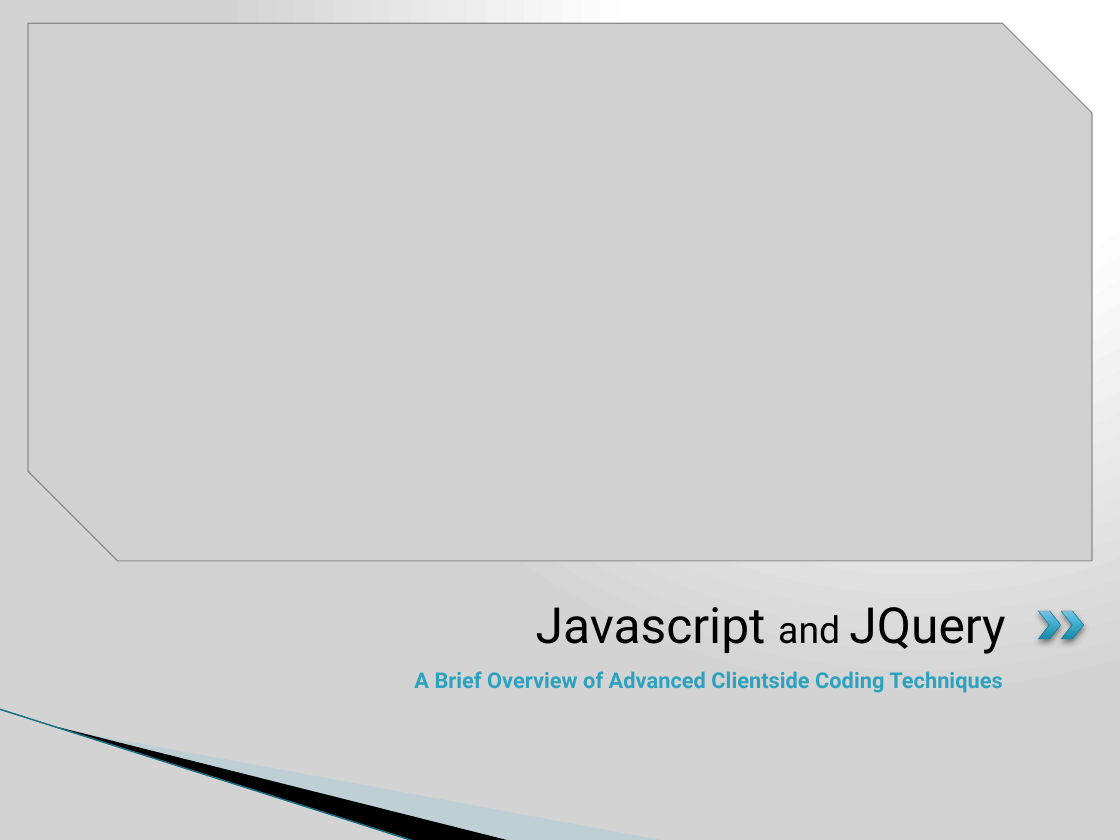
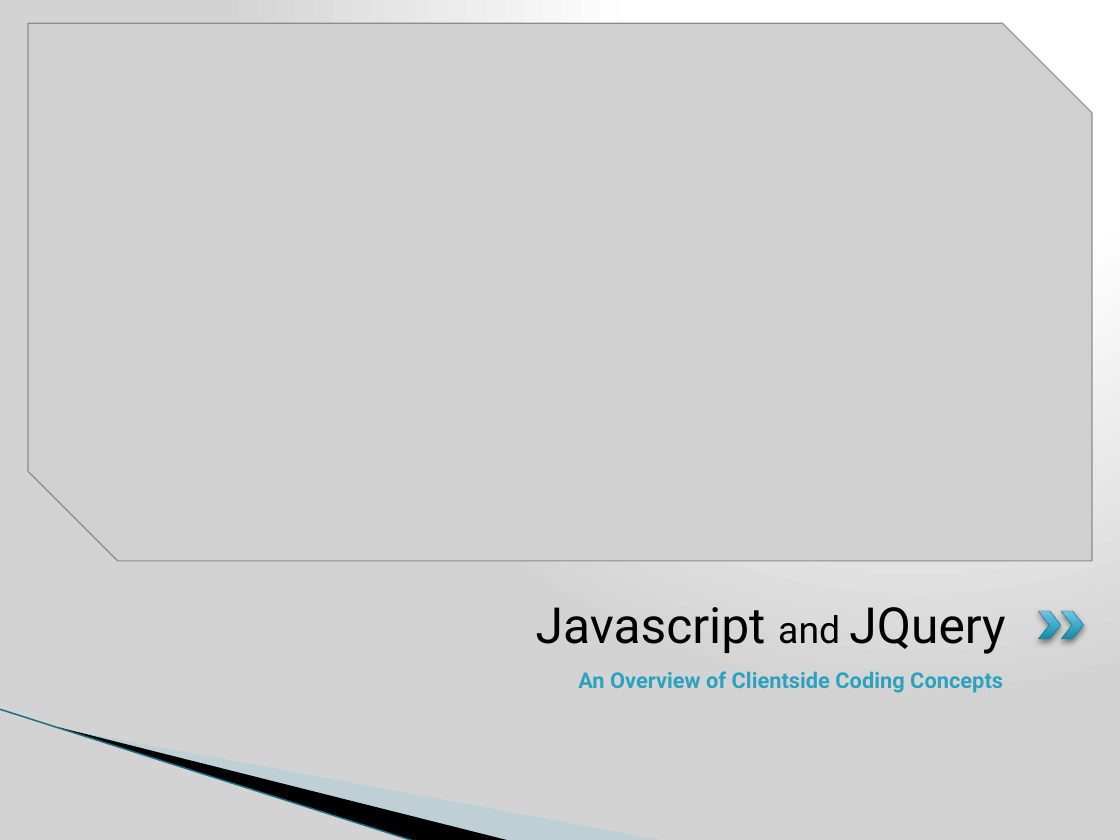
Before and after one commit to j-steve/temp, a slide deck: slide 1 of JavaScript JQuery training.pptx. Drawn at 1120x840 pixels with LibreOffice and Linux fonts; fonts in the diff are those of the drawing; grey boxes stand for pictures; background and template pictures are left out. Boxes give left, top, right and bottom in pixels: in the first picture for what was removed or moved away, otherwise in the second. Text is boxed around its words. In the diff, an @@ line names an element or a change of style, - is before the commit and + after.

```diff
--- a/JavaScript JQuery training.pptx
+++ b/JavaScript JQuery training.pptx
@@ text at (x1=578, y1=671, x2=1003, y2=693): text changed @@
-A Brief Overview of Advanced Clientside Coding Techniques
+An Overview of Clientside Coding Concepts
```
Also in this commit, not shown: 10 other slides changed, 3 slides added, 1 slide removed.
